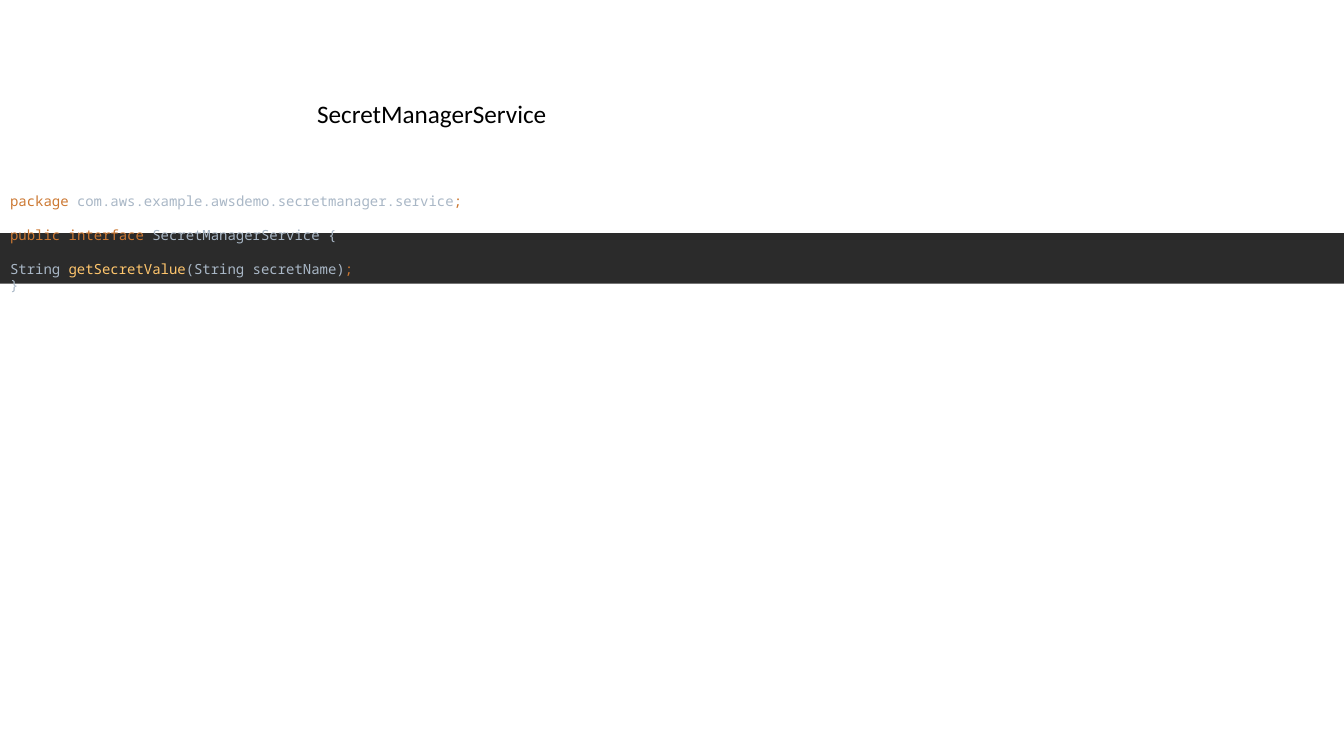
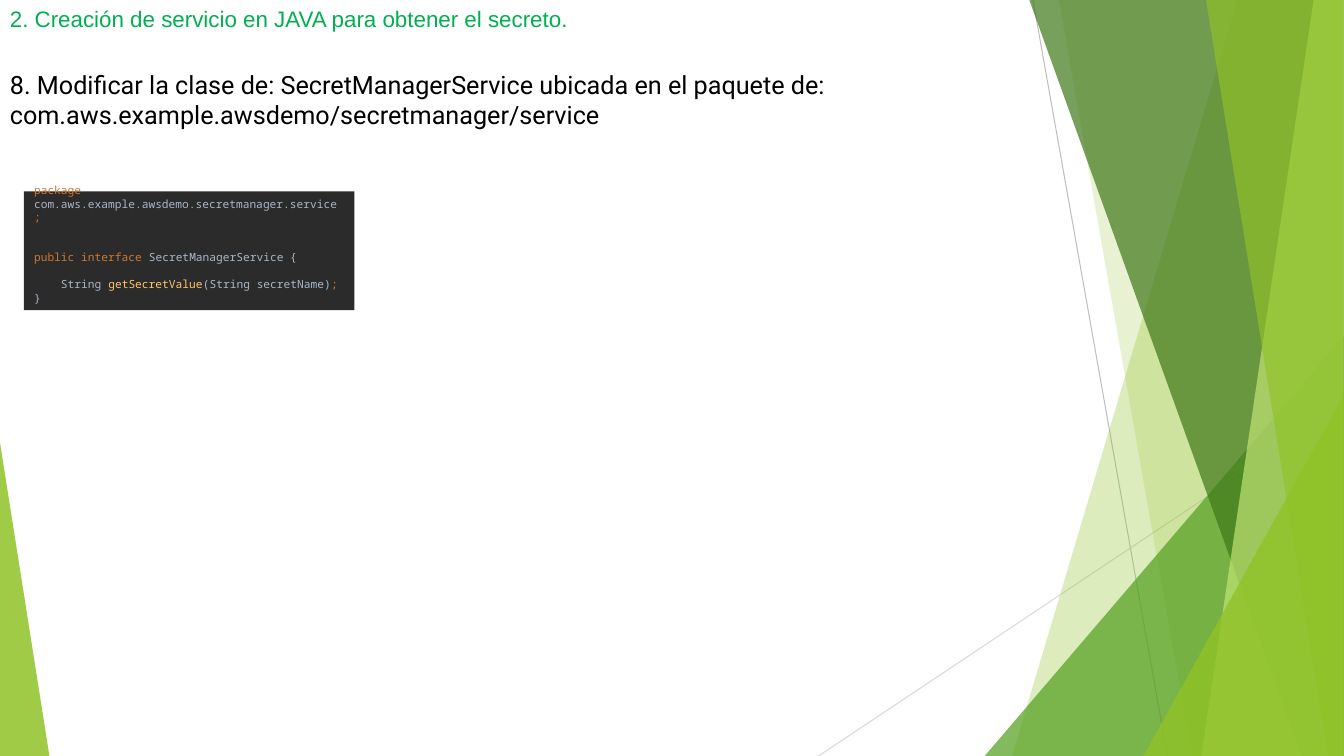
Before and after one commit to MayaDiazAnaMaria/proyectosGit, a slide deck: slide 16 of awsSecret/awsSecret.pptx (slide 34 before the commit). Drawn at 1344x756 pixels with LibreOffice and Linux fonts; fonts in the diff are those of the drawing. Boxes give left, top, right and bottom in pixels: in the first picture for what was removed or moved away, otherwise in the second. Text is boxed around its words. In the diff, an @@ line names an element or a change of style, - is before the commit and + after.

```diff
--- a/awsSecret/awsSecret.pptx
+++ b/awsSecret/awsSecret.pptx
@@ text added at [10,10,567,32], 16 pt, text #00B050 @@
+2. Creación de servicio en JAVA para obtener el secreto.
@@ text added at [10,75,825,130], 18 pt, text #000000 @@
+8. Modificar la clase de: SecretManagerService ubicada en el paquete de: com.aws.example.awsdemo/secretmanager/service
@@ text removed at [317,105,546,128] @@
-SecretManagerService
@@ rectangle "package com.aws.example.awsdemo.secretmanager.service; publi ...": place and size @@
-rectangle "package com.aws.example.awsdemo.secretmanager.service; publi ..." at [0,233,1344,283]
+rectangle "package com.aws.example.awsdemo.secretmanager.service; publi ..." at [24,192,355,311]
@@ rectangle "package com.aws.example.awsdemo.secretmanager.service; publi ..." at [24,192,355,311]: size 10 to 8 pt @@
@@ group added at [0,0,1344,756]: 5 freeform shapes, 3 triangles, 2 lines @@
```
Also in this commit, not shown: 9 other slides changed, 12 slides added, 32 slides removed, 15 other files.
